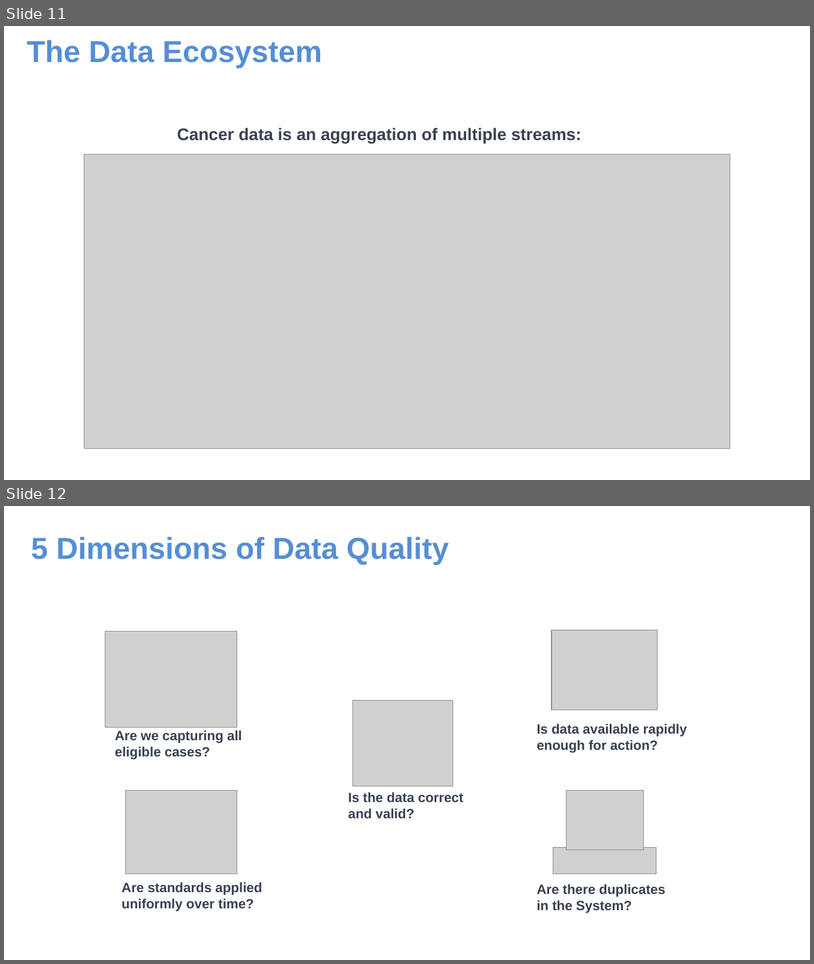
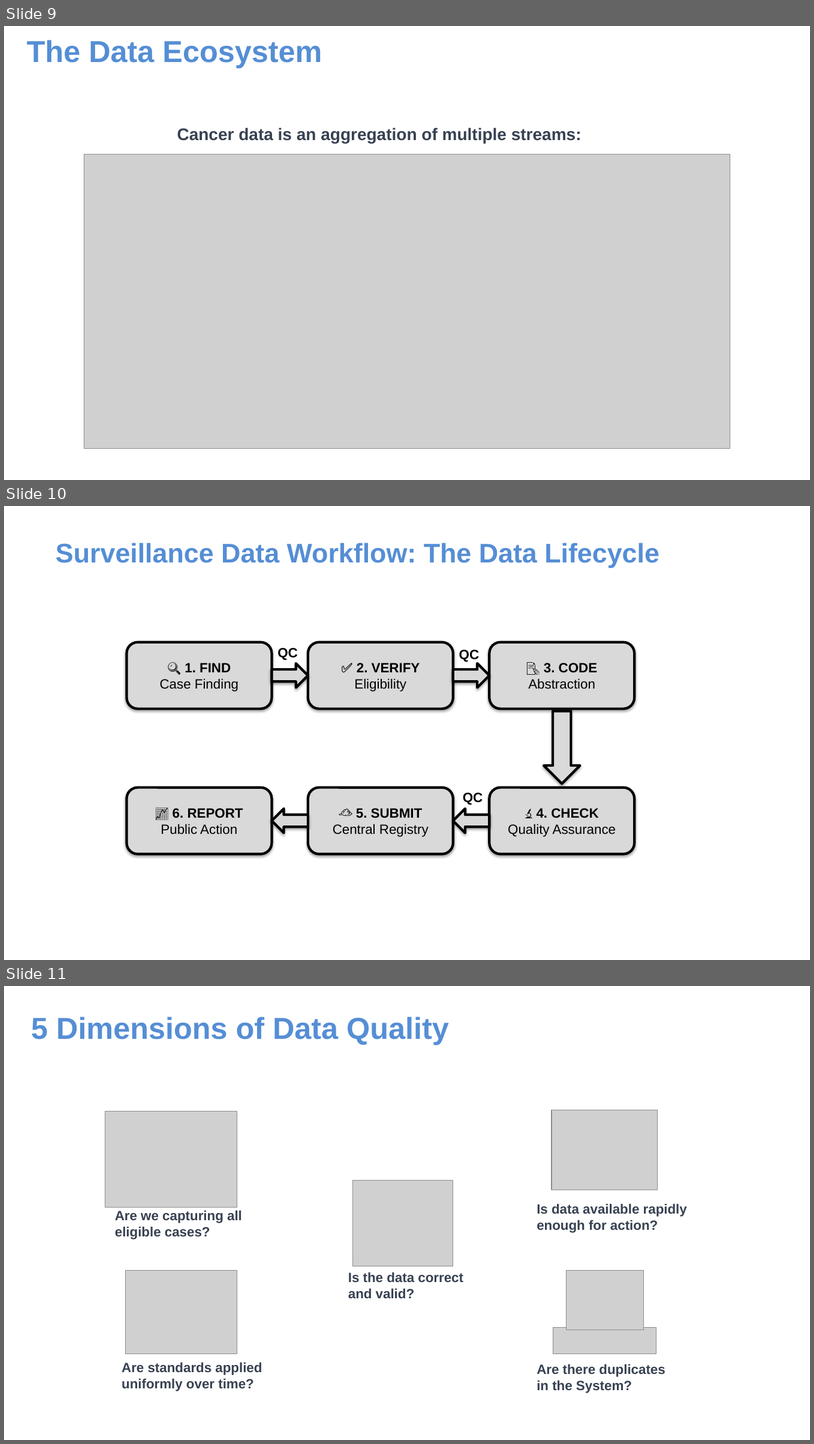
Before and after one commit to arshah18/arshah18.github.io, a slide deck: assets/cph705/cancer-surveillance-Presentation-asynchronous-session.pptx. Shown one above the other, each under a label of ours: slides 11 and 12 before the commit, slides 9, 10 and 11 after it. The pictures are 814x964 and 814x1444 pixels, drawn with LibreOffice and Linux fonts; fonts in the diff are those of the drawing; grey boxes stand for pictures; background and template pictures are left out. Boxes give left, top, right and bottom in pixels: in the first picture for what was removed or moved away, otherwise in the second. Text is boxed around its words. In the diff, an @@ line names an element or a change of style, - is before the commit and + after.

```diff
--- a/assets/cph705/cancer-surveillance-Presentation-asynchronous-session.pptx
+++ b/assets/cph705/cancer-surveillance-Presentation-asynchronous-session.pptx
@@ slide 10 added at (4, 506, 810, 960), background #FFFFFF @@
@@ text added at (56, 543, 660, 568), 32 pt, text #558ED5, bold @@
+Surveillance Data Workflow: The Data Lifecycle
@@ group added at (127, 642, 635, 854): 6 rounded rectangles, 3 texts, 2 right arrows, 2 left arrows, 1 down arrow @@
+🔍 1. FIND
+Case Finding
+✅ 2. VERIFY
+Eligibility
+📝 3. CODE
+Abstraction
+🔬 4. CHECK
+Quality Assurance
+☁️ 5. SUBMIT
+Central Registry
+📈 6. REPORT
+Public Action
+QC
+QC
+QC
@@ what was slide 11 is now slide 9 @@
@@ what was slide 12 is now slide 11 @@
```
Also in this commit, not shown: 2 slides changed, 4 slides removed, 1 other file.
